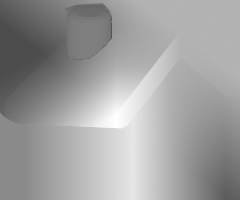
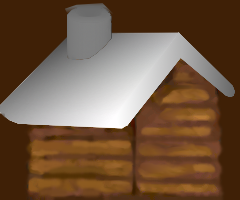
Layers edited between the first and the second w=240, h=200 image:
removed layer "Sichtbar#1" over box(0, 0, 240, 200)
hid "roof#5" over box(0, 0, 240, 200)
hid "roof#3" over box(0, 0, 240, 127)
added layer "roof_helper2#4" above "roof_helper2#3" over box(0, 32, 177, 128)
added layer "roof#6" above "roof-Kopie#3" over box(0, 32, 180, 116)
added layer "roof-Kopie#3" above "roof-Kopie#1" over box(4, 32, 225, 129)
added layer "stuff-nodoor-Kopie" above "roof" over box(0, 0, 240, 200)
hid "Hintergrund" over box(4, 5, 235, 200)
